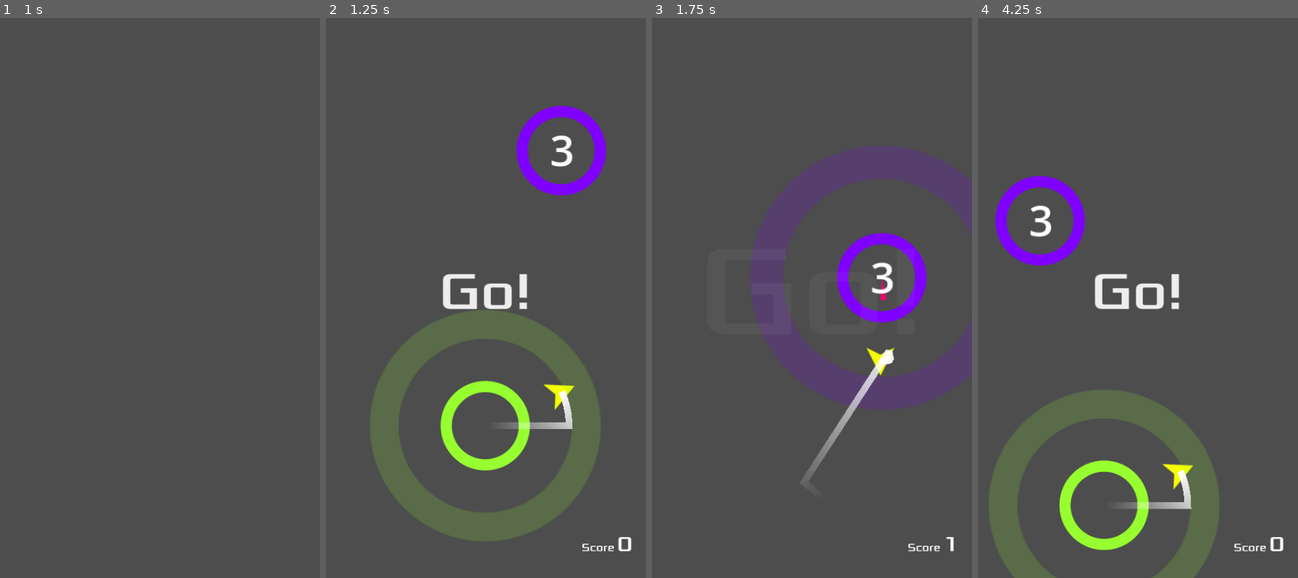
Above: before the commit, frames 1-4 (left to right).
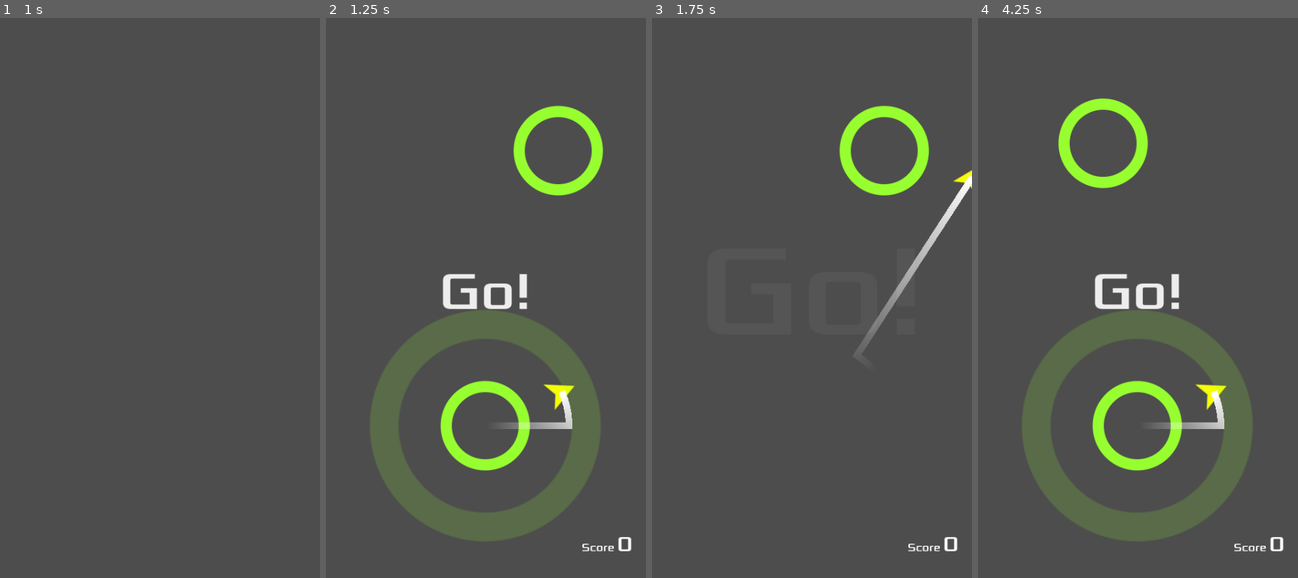
Above: after the commit, the same moments.

Repository: jrenato/circle_jump
Game: Godot game, scene res://Main/main.tscn
Same seed, same stepped clock (60 frames per second), same inputs: the game is played once before the commit and once after it. Sound files missing from this copy of the repository are replaced by a short silence.
Inputs (mouse positions are in pixels of both pictures, inside the frame that each line leads up to):
- Up to frame 1 (1 s): click (99, 258) at 0.5 s
- Up to frame 2 (1.25 s): no input
- Up to frame 3 (1.75 s): tap Enter at 1.25 s; move the mouse to (882, 264) at 1.27 s; hold Right (ui_right) from 1.28 s (still down); hold Ctrl from 1.28 s (still down); click (882, 264) at 1.42 s
- Up to frame 4 (4.25 s): release Right (ui_right) at 2 s; release Ctrl at 2 s; drag from (1074, 320) to (1109, 460) at 2.02 s; move the mouse to (1170, 163) at 2.77 s; hold Right (ui_right) 2.78-3.5 s; tap Z at 2.85 s; click (1195, 258) at 3.5 s

Frame 1 is identical in both runs. In frame 2, 2.1% of the frame differs, in the area x 58-88%, y 15-32%; in frame 3, 15%; in frame 4, 21%, in the area x 3-86%, y 14-100%.

Commit message:
Progress on level difficulty weight

Diff:
--- a/Autoload/settings.gd
+++ b/Autoload/settings.gd
@@ -27,3 +27,18 @@
 					if theme_resource.default:
 						theme = theme_resource
 			file_name = theme_dir.get_next()
+
+
+func get_weighted_random(weights: Array) -> int:
+	var total_weight = 0
+	for weight in weights:
+		total_weight += weight
+
+	var random_number: float = randf_range(0, total_weight)
+
+	for i in range(weights.size()):
+		if random_number < weights[i]:
+			return i
+		random_number -= weights[i]
+
+	return 0
--- a/Jumper/jumper.gd
+++ b/Jumper/jumper.gd
@@ -14,7 +14,10 @@
 
 func _ready() -> void:
 	sprite.material.set_shader_parameter("color", Settings.theme["player_body"])
-	trail.gradient.set_color(1, Settings.theme["player_trail"])
+	var trail_color: Color = Settings.theme["player_trail"]
+	trail.gradient.set_color(1, trail_color)
+	trail_color.a = 0
+	trail.gradient.set_color(0, trail_color)
 
 
 func _process(delta) -> void:
--- a/Main/main.gd
+++ b/Main/main.gd
@@ -65,11 +65,20 @@
 		circle.mode = circle.MODE.STATIC
 	else:
 		circle.position = jumper.target.position + Vector2(randi_range(-150, 150), randi_range(-500, -400))
-		circle.mode = circle.MODE.LIMITED
-		circle.move_speed = 1.0
-		circle.move_range = 100.0
-		circle.start_movement()
 
+		var modes: Array = [circle.MODE.STATIC, circle.MODE.LIMITED]
+		var weights: Array = [10, level-1]
+		circle.mode = modes[Settings.get_weighted_random(weights)]
+
+		var move_chance: float = clamp((level - 10), 0, 9) / 10.0
+		if randf() < move_chance:
+			circle.move_range = max(25, 100 * randf_range(0.75, 1.25) * move_chance) * pow(-1, randi() % 2)
+			circle.move_speed = max(2.5 - ceil(level/5.0) * 0.25, 0.75)
+			circle.start_movement()
+
+		var small_chance = min(0.9, max(0, (level-10) / 20.0))
+		if randf() < small_chance:
+			circle.radius = max(50, circle.radius - level * randf_range(0.75, 1.25))
 
 
 func _on_jumper_captured(target_area: Area2D) -> void:
--- /dev/null
+++ b/Tests/progression_tester.gd
@@ -0,0 +1,51 @@
+extends Node2D
+
+@export var circle_scene: PackedScene
+var font = preload("res://Assets/Fonts/Xolonium-Regular.ttf")
+var level
+var last_circle_position
+var level_markers = []
+
+
+func _ready():
+	randomize()
+	last_circle_position = $Camera2D.position
+	level = 0
+	for i in 100:
+		if i % 5 == 0:
+			level += 1
+			level_markers.append(last_circle_position)
+		spawn_circle()
+	queue_redraw()
+
+
+func _process(delta):
+	if Input.is_action_pressed("ui_up"):
+		$Camera2D.position.y -= 15
+	if Input.is_action_pressed("ui_down"):
+		$Camera2D.position.y += 15
+	if Input.is_action_pressed("ui_left"):
+		$Camera2D.position.x -= 15
+	if Input.is_action_pressed("ui_right"):
+		$Camera2D.position.x += 15
+
+
+func spawn_circle(_position=null):
+	var c = circle_scene.instantiate()
+	if !_position:
+		var x = randi_range(-150, 150)
+		var y = randi_range(-500, -400)
+		_position = last_circle_position + Vector2(x, y)
+	add_child(c)
+	c.init(_position, level)
+	last_circle_position = _position
+
+
+func _draw():
+	var l = 1
+	for pos in level_markers:
+		var s = Vector2(pos.x-480, pos.y-200)
+		var e = Vector2(pos.x-80, pos.y-200)
+		draw_line(s, e, Color(1, 1, 1), 15)
+		#draw_string(font, s - Vector2(0, 50), str(l), Color(1, 1, 1))
+		l += 1
--- /dev/null
+++ b/Tests/progression_tester.tscn
@@ -0,0 +1,12 @@
+[gd_scene load_steps=3 format=3 uid="uid://b6kfawftvnumt"]
+
+[ext_resource type="Script" path="res://Tests/progression_tester.gd" id="1_3ljhu"]
+[ext_resource type="PackedScene" uid="uid://cj7a4lchc8gh8" path="res://Circle/circle.tscn" id="2_sb8bw"]
+
+[node name="ProgressionTester" type="Node2D"]
+script = ExtResource("1_3ljhu")
+circle_scene = ExtResource("2_sb8bw")
+
+[node name="Camera2D" type="Camera2D" parent="."]
+position = Vector2(240, 428)
+zoom = Vector2(0.25, 0.25)
